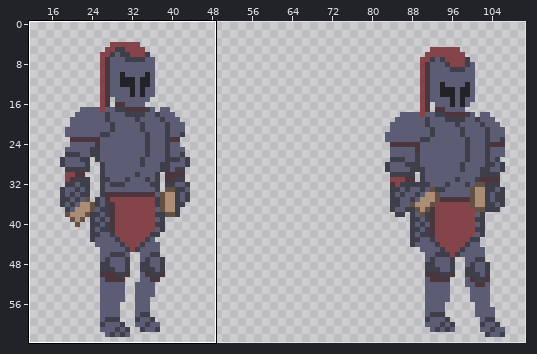
Sprite sheet -- Aseprite/FinalAnimations/Fall.png. Above, an overview of the earlier version with the close-up marked.
Close-up. Before the commit:
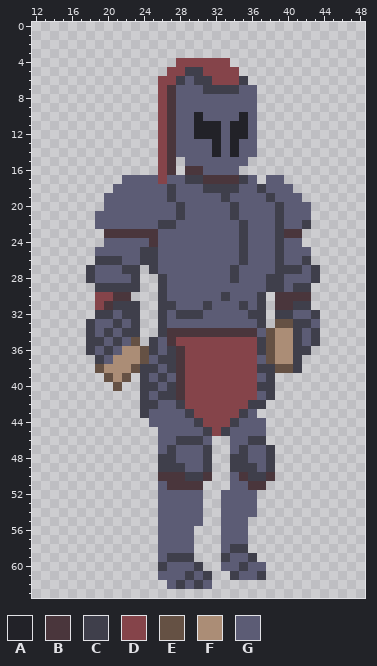
The file is 128x64 pixels. Shown: x 12..48, y 0..63. The wide view leaves out empty margins. The commit also changed other parts of the picture, which this record leaves out.
Palette (. is transparent): A #222228  B #4a363c  C #3f3f4b  D #85444a  E #655144  F #ab8d76  G #5c5c75
Pixels before, first column x 18:
 4 ..........DDDDDD..........
 5 .........DDCCDDDD.........
 6 ........DDCGCCDDDC........
 7 ........DBGGGCCCCGG.......
 8 ........DBGGGGGGGGG.......
 9 ........DBGGGGGGGGG.......
10 ........DBGGAGGGGAG.......
11 ........DBGGAAAGAAG.......
12 ........DBGGAAAGAAG.......
13 ........DBGGGGAGAGG.......
14 ........DBGGGGAGAGG.......
15 ........DB.GGGGGGG........
16 ........DB.BBGGGG.........
17 ....GGGGDGGCCBBBBCG.GG....
18 ...GGGGGGCGGGCCCCGGCGGG...
19 ..GGGGGGGCGGGGGCGGGGCGGG..
20 ..GGGGGGGGCGGGGGCGGGGCGGG.
21 .GGGGGGGGGCGGGGGCGGGGCGGG.
22 .GGGGGGGCCGGGGGGGCGGGCGGC.
23 ..BBBBBBGGGGGGGGGCGGGCBB..
24 ..GGGGGBGGGGGGGGGCGGGCGG..
25 .GGGGGCCGGGGGGGGGCGGGCGGG.
26 .CCCGGCCGGGGGGGGGCGGGCGGC.
27 CGGGCC.CGGGGGGGGCGGGGCCCGC
28 CGGGGC..CGGGGGGGCGGGCCGGGC
29 .CCCCC..CGGGGGGGGGGGCCGCC.
30 .DDBB...CGGGGGGCGGGC.BBBB.
31 .DBCCC..CCGGGCGGGCGC.BBCC.
32 .CCGCC..CGCCCGGGGGCC.CCGGC
33 CGGCGC..CGGGGGGGGGGC.EECCG
34 CGCGCC..CBBBBBBBBBBGEFFCGC
35 CCGCGE.CGBDDDDDDDDDCEFFCGC
36 CGCGFFECGCBDDDDDDDDCEFFCC.
37 .CGFFFEGCCBDDDDDDDDGEFFC..
38 .EFFFECCGCBDDDDDDDDCCEEC..
39 ..EFE.CGCGBDDDDDDDDGC.....
40 ...E..CCGCBDDDDDDDDCC.....
41 ......CGCCBDDDDDDDDGC.....
42 ......CCGGCDDDDDDDCC......
43 ......CGGGGCDDDDDCG.......
44 .......GGGGGCDDDCGGG......
45 ........GGGGGCDCGGGG......
46 ........GGCCCG..GGCC......
47 ........GCGGGC..GCGGC.....
48 ........CCGGGC..CCGGC.....
49 ........CCCGGC..CCCGC.....
50 ........BBBCCB..GBCCB.....
51 ........GBBBB...GGBB......
52 ........GGGGG..GGGG.......
53 ........GGGGG..GGGG.......
54 ........GGGGG..GGGG.......
55 ........GGGGG..GGG........
56 ........GGGG...GGG........
57 ........GGGG...GGG........
58 ........GGGG...GCC........
59 ........GCCC...CGGC.......
60 ........CGGGC..GGCGG......
61 ........GGGCGC..CGGC......
62 .........GCGCG............
After the commit:
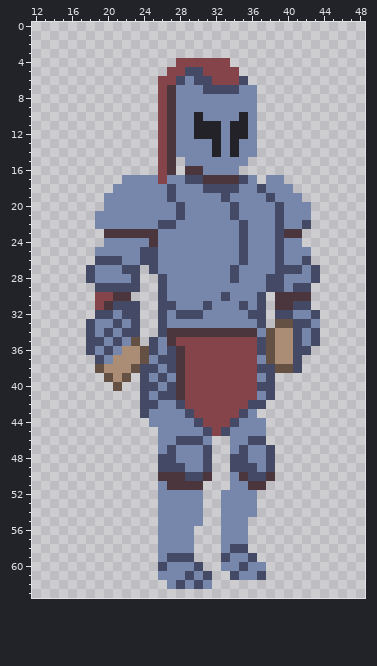
Changes in this commit:
colour C: #3f3f4b -> #444a65
colour G: #5c5c75 -> #7687ab
Changed places in both close-ups, as pixel boxes (x1, y1, x2, y2):
changed: (86, 67, 320, 589)
